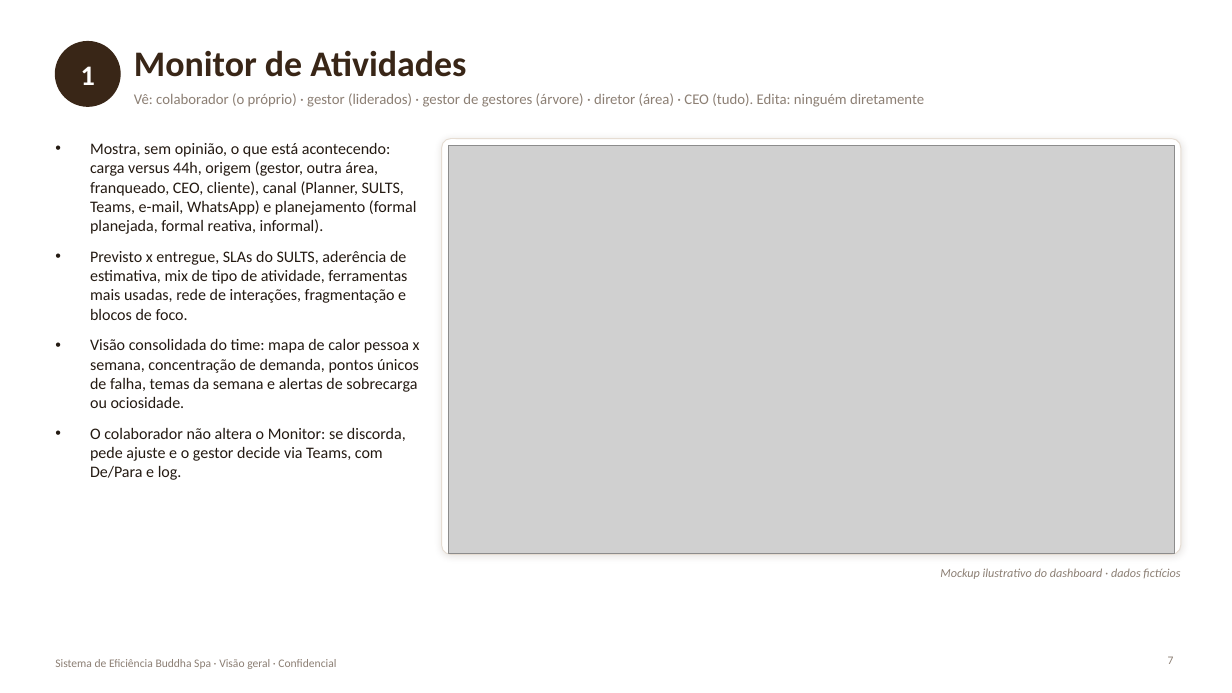
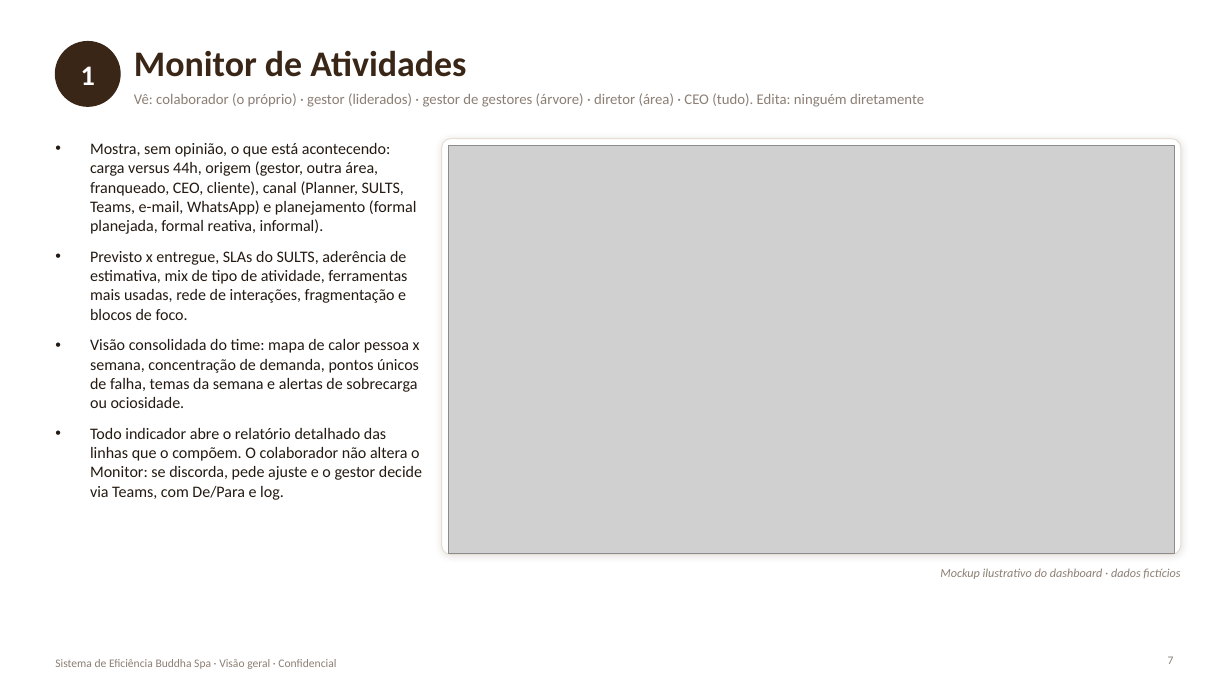
Before and after one commit to galbanesi1357/buddhaspa, a slide deck: slide 7 of docs/sistema-eficiencia/Sistema_Eficiencia_Buddha_Spa_Apresentacao_v1.pptx. Drawn at 1232x693 pixels with LibreOffice and Linux fonts; fonts in the diff are those of the drawing; grey boxes stand for pictures. Boxes give left, top, right and bottom in pixels: in the first picture for what was removed or moved away, otherwise in the second. Text is boxed around its words. In the diff, an @@ line names an element or a change of style, - is before the commit and + after.

```diff
--- a/docs/sistema-eficiencia/Sistema_Eficiencia_Buddha_Spa_Apresentacao_v1.pptx
+++ b/docs/sistema-eficiencia/Sistema_Eficiencia_Buddha_Spa_Apresentacao_v1.pptx
@@ text at bbox=[90, 428, 422, 500]: text changed @@
-• O colaborador não altera o Monitor: se discorda, pede ajuste e o gestor decide via Teams, com De/Para e log.
+• Todo indicador abre o relatório detalhado das linhas que o compõem. O colaborador não altera o Monitor: se discorda, pede ajuste e o gestor decide via Teams, com De/Para e log.
```
Also in this commit, not shown: 3 other slides changed, 1 slide added, 8 other files.
